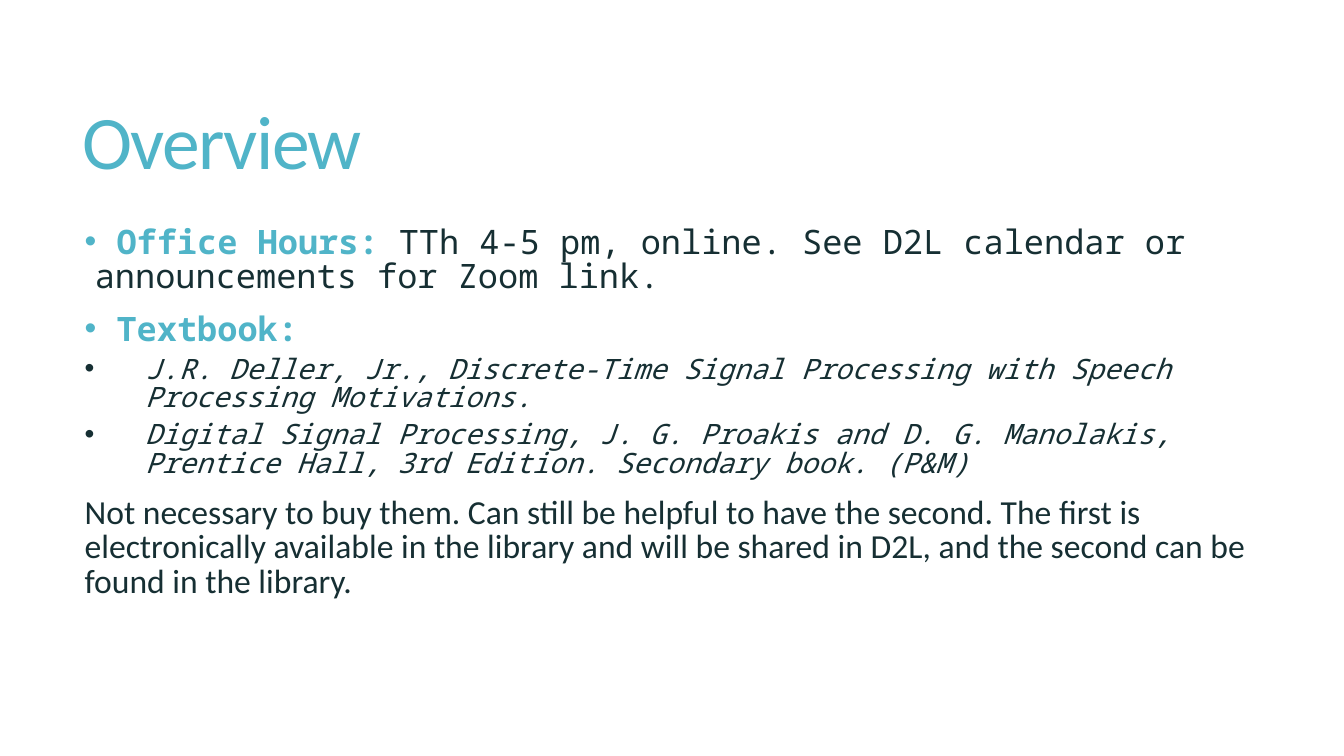
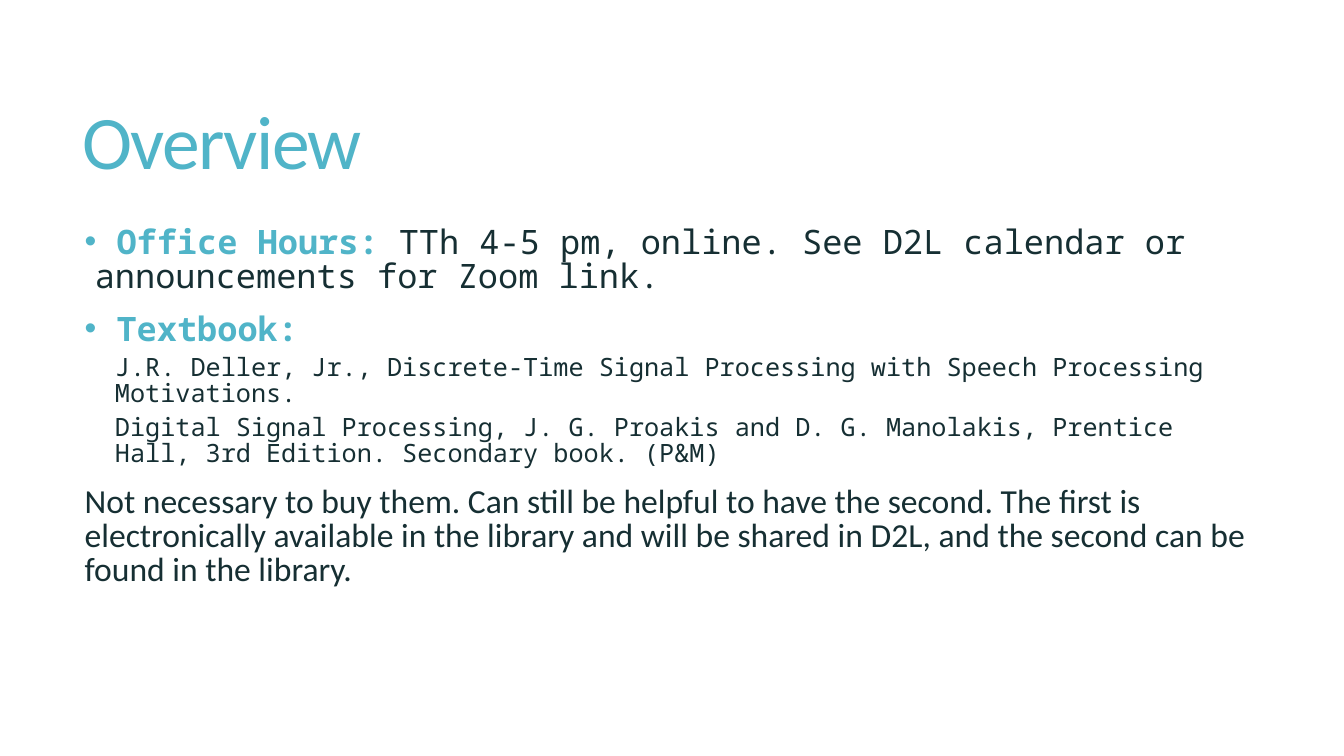
Before and after one commit to mrsfgl/ece466_dsp_ss2022, a slide deck: slide 2 of Lecture Slides/Lecture_0.pptx. Drawn at 1344x756 pixels with LibreOffice and Linux fonts; fonts in the diff are those of the drawing. Boxes give left, top, right and bottom in pixels: in the first picture for what was removed or moved away, otherwise in the second. Text is boxed around its words. In the diff, an @@ line names an element or a change of style, - is before the commit and + after.

```diff
--- a/Lecture Slides/Lecture_0.pptx
+++ b/Lecture Slides/Lecture_0.pptx
@@ text at [115, 357, 1203, 468]: size 20 to 18 pt, italic off in "J.R. Deller, Jr., Discrete-Time Signal Processing with ...", "Digital Signal Processing, J. G. Proakis and ..."; bullet • to none; list level 3 to 4 in "J.R. Deller, Jr., Discrete-Time Signal ..."; list level 3 to 4 in "Digital Signal Processing, J. G. ..." @@
```
Also in this commit, not shown: 5 other slides changed, 3 slides added, 1 slide removed, 7 other files.
